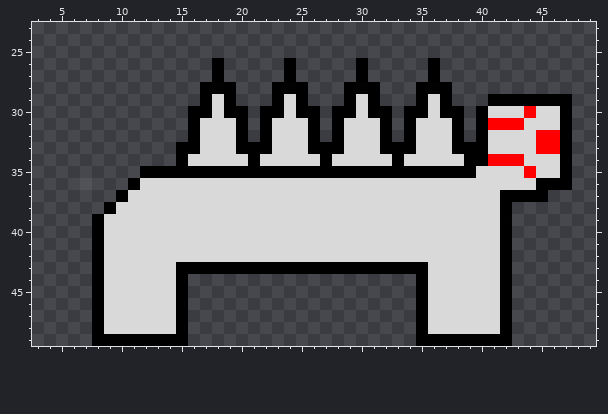
File history of a sprite sheet, Assets/Sprites/niet verplaatsen is wip.png. This is how it looked before the edit.
The file is 100x50 pixels. Pixels under 10% opacity are left out. Colours within 5 levels of each other are drawn and written as one. Shown: x 3..49, y 23..49.
And afterwards:
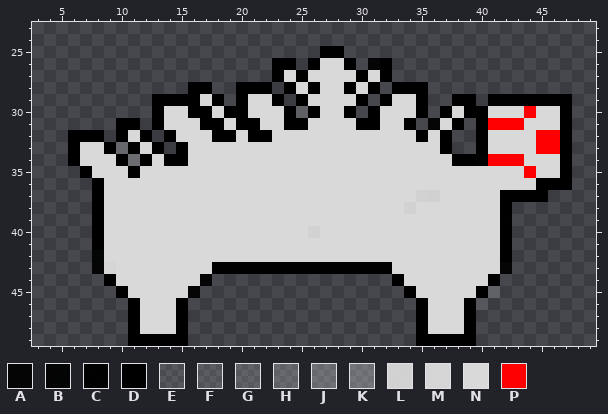
Palette (. is transparent): A #000000e8  B #000000ef  C #000000f9  D #000000  E #d9d9d91a  F #d9d9d924  G #d9d9d92e  H #d9d9d93a  J #d9d9d948  K #d9d9d950  L #d9d9d9f2  M #d9d9d9f8  N #d9d9d9  P #fe0000
The exact change:
Changed rows in their new state; - is an unchanged pixel.
first column x 6:
25 ---------------------DD--------------
26 ------------.----D--DNND.AD---.------
27 ------------.----DNDNNNN-ND---.------
28 ----------D-..DDD.DNDNN-N--DD-..-----
29 -------DDDDND.DNN-.-NNNND.DNN-..DD---
30 -------DNN-----NNNDH-NN-.-NNN-.-ND---
31 ----DD-DNNNDD--DN-DDNNN-DDNN-.A------
32 DDD-DND-DNN-DDND----NNN---NNND-D.----
33 DNNDJDND--N---NNN---NNN---NNN--D..---
34 DNNNDKDND------N-----N-----N----D-C--
35 -DNNNDNNNNNNNNNNNNNNNNNNNNNNNNNNNN---
36 -.DNNN-------------------------------
37 --DNN------------------------LL------
38 --DN------------------------L--------
40 --------------------L----------------
42 --B----------------------------------
43 --AM-----NNN---------------NNN------A
44 --.D-----NNA---------------DNN-----C.
45 --..D----NA-----------------DN----DG.
46 --...D---------------------------DE..
47 --...D---------------------------D...
48 --...D---------------------------D...
49 --...-----------------------------...
Where, in picture pixels (left, top, right, bottom), the same in both pictures:
changed: (68, 46, 512, 346)
